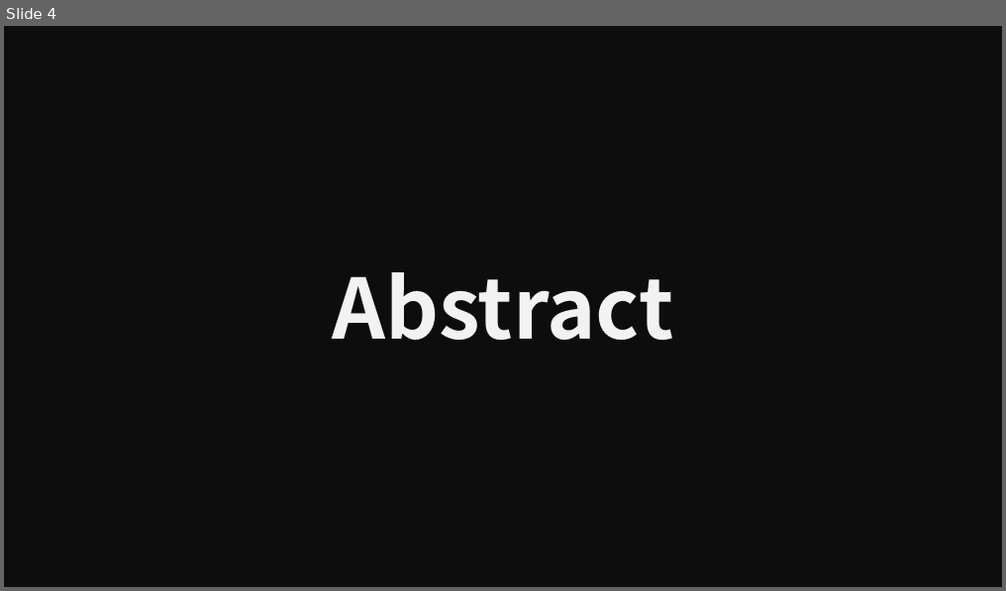
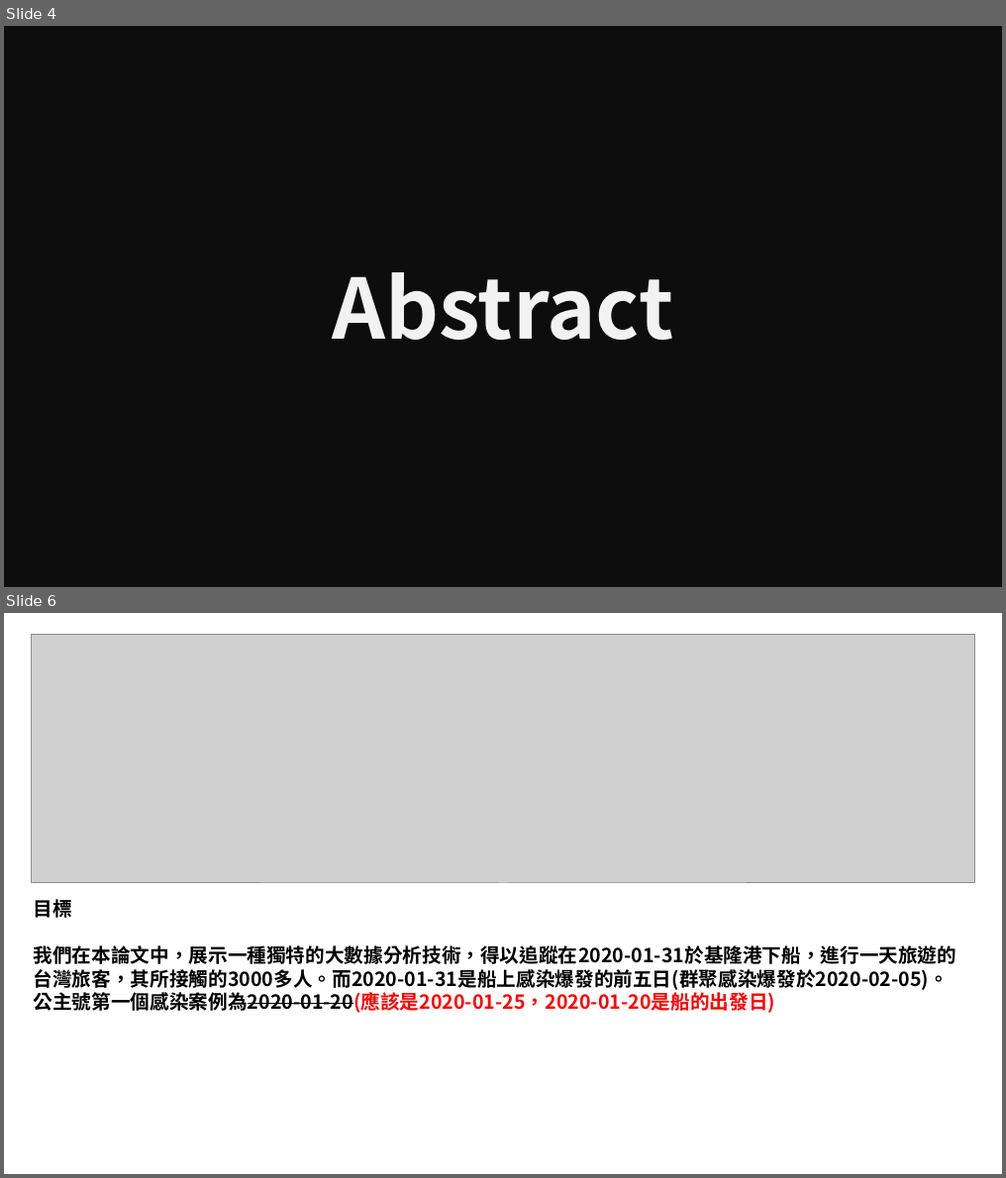
Before and after one commit to littlefish0331/thesis_study, a slide deck: 02_covid19_track/書報討論_COVID19_track_tw.pptx. Shown one above the other, each under a label of ours: slide 4 before the commit, slides 4 and 6 after it; the slides between them are not shown. The pictures are 1006x591 and 1006x1178 pixels, drawn with LibreOffice and Linux fonts; fonts in the diff are those of the drawing; grey boxes stand for pictures. Boxes give left, top, right and bottom in pixels: in the first picture for what was removed or moved away, otherwise in the second. Text is boxed around its words. In the diff, an @@ line names an element or a change of style, - is before the commit and + after.

```diff
--- a/02_covid19_track/書報討論_COVID19_track_tw.pptx
+++ b/02_covid19_track/書報討論_COVID19_track_tw.pptx
@@ slide 6 added at (x1=4, y1=613, x2=1002, y2=1174), background #FFFFFF @@
@@ picture added at (x1=32, y1=634, x2=975, y2=883) @@
@@ text added at (x1=34, y1=899, x2=956, y2=1013), 14 pt, text #000000, bold @@
+目標
+我們在本論文中，展示一種獨特的大數據分析技術，得以追蹤在2020-01-31於基隆港下船，進行一天旅遊的台灣旅客，其所接觸的3000多人。而2020-01-31是船上感染爆發的前五日(群聚感染爆發於2020-02-05)。公主號第一個感染案例為2020-01-20(應該是2020-01-25，2020-01-20是船的出發日)
```
Also in this commit, not shown: 3 slides changed, 23 other slides added, 1 slide removed.
